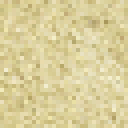
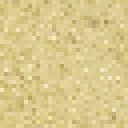
Layered file, before and after one edit (128x128). Changes by layer:
"sand.png #1": opacity 88% → 89%, blend normal → darken over <box>0,0,128,128</box>
painted on "Fond" over <box>0,0,128,128</box>
